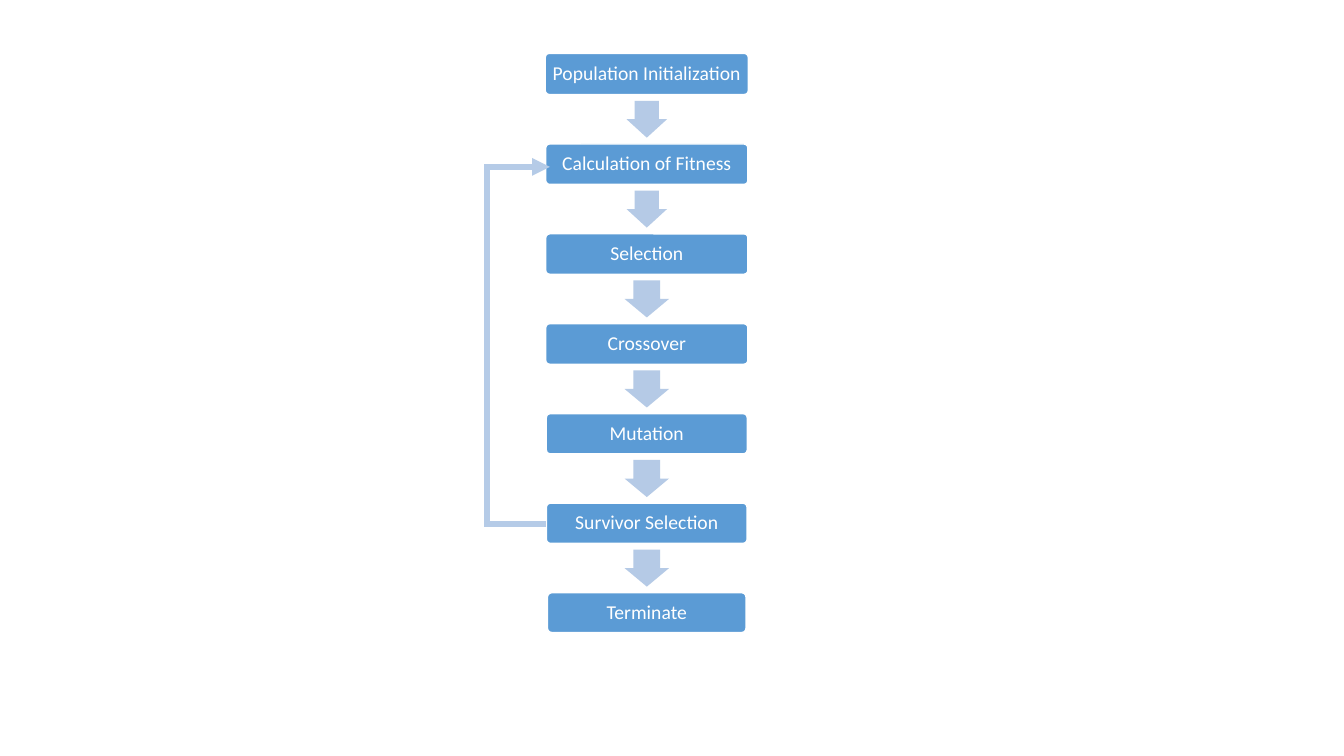
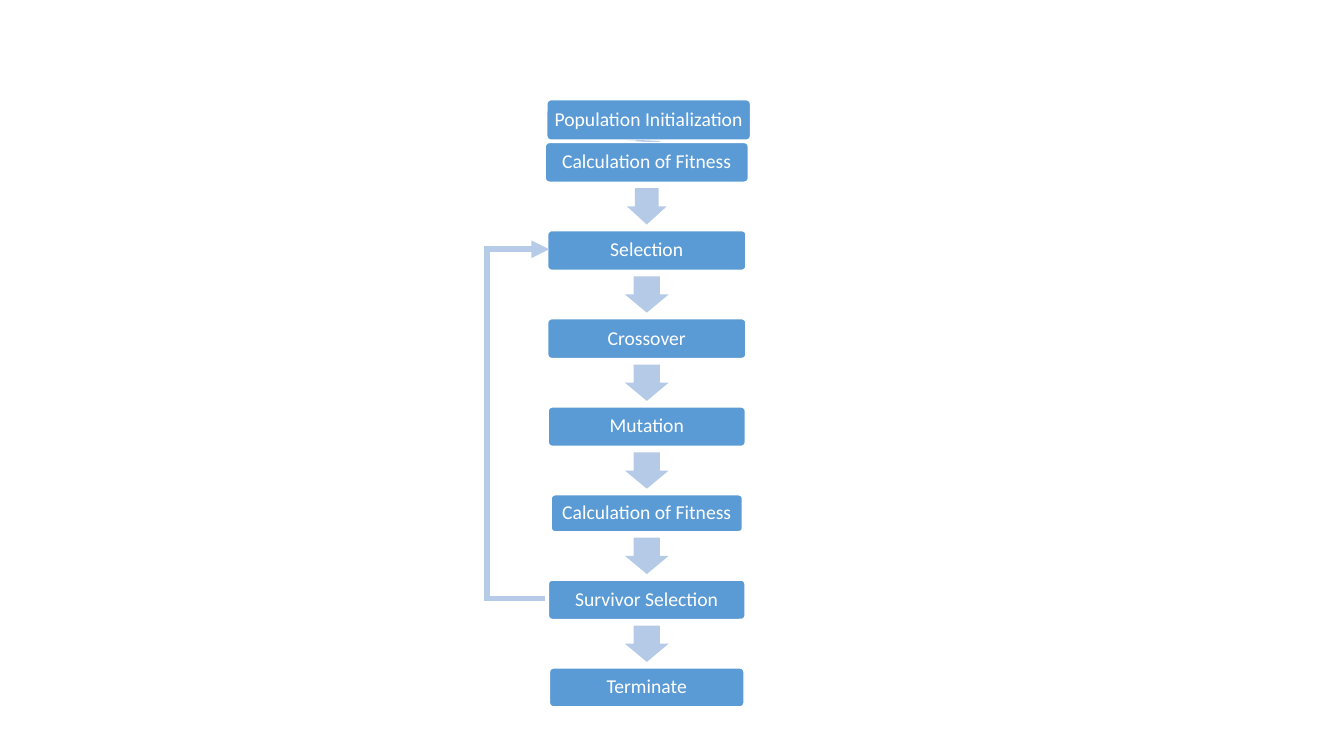
Before and after one commit to andy6804tw/Alogrithm, a slide deck: slide 3 of Genetic/assignment/Presentation.pptx. Drawn at 1344x756 pixels with LibreOffice and Linux fonts; fonts in the diff are those of the drawing. Boxes give left, top, right and bottom in pixels: in the first picture for what was removed or moved away, otherwise in the second. Text is boxed around its words. In the diff, an @@ line names an element or a change of style, - is before the commit and + after.

```diff
--- a/Genetic/assignment/Presentation.pptx
+++ b/Genetic/assignment/Presentation.pptx
@@ rounded rectangle: place and size @@
-rounded rectangle at box(545, 53, 748, 95)
+rounded rectangle at box(546, 100, 750, 140)
@@ text "Population Initialization": place and size @@
-text "Population Initialization" at box(553, 66, 740, 83)
+text "Population Initialization" at box(555, 112, 742, 129)
@@ rounded rectangle: place and size @@
-rounded rectangle at box(545, 144, 748, 185)
+rounded rectangle at box(545, 142, 748, 181)
@@ right arrow at box(629, 140, 668, 144): rotation 90 to 92 degrees @@
@@ rounded rectangle: place and size @@
-rounded rectangle at box(545, 234, 748, 274)
+rounded rectangle at box(547, 231, 746, 270)
@@ text "Selection": place and size @@
-text "Selection" at box(610, 246, 683, 260)
+text "Selection" at box(610, 242, 683, 256)
@@ elbow arrow moved from (546, 524) - (551, 167) to (545, 599) - (549, 249) @@
@@ right arrow: place and size @@
-right arrow at box(625, 281, 669, 318)
+right arrow at box(626, 277, 669, 313)
@@ rounded rectangle: place and size @@
-rounded rectangle at box(545, 324, 748, 364)
+rounded rectangle at box(547, 319, 746, 359)
@@ text "Crossover": place and size @@
-text "Crossover" at box(608, 337, 686, 350)
+text "Crossover" at box(608, 332, 686, 345)
@@ right arrow: place and size @@
-right arrow at box(625, 371, 669, 408)
+right arrow at box(626, 364, 669, 401)
@@ rounded rectangle: place and size @@
-rounded rectangle at box(546, 413, 747, 454)
+rounded rectangle at box(548, 407, 745, 447)
@@ text "Mutation": place and size @@
-text "Mutation" at box(610, 426, 684, 440)
+text "Mutation" at box(610, 418, 684, 432)
@@ rounded rectangle: place and size @@
-rounded rectangle at box(546, 503, 747, 543)
+rounded rectangle at box(552, 495, 743, 532)
@@ text added at box(562, 505, 732, 519), 14 pt, text #FFFFFF @@
+Calculation of Fitness
@@ 2 right arrows, 1 rounded rectangle: place and size @@
-2 right arrows, 1 rounded rectangle at box(547, 460, 746, 632)
+2 right arrows, 1 rounded rectangle at box(548, 452, 745, 620)
@@ text "Survivor Selection": place and size @@
-text "Survivor Selection" at box(575, 515, 718, 529)
+text "Survivor Selection" at box(575, 592, 718, 606)
@@ right arrow added at box(626, 626, 669, 662), fill #B5CBE7 @@
@@ rounded rectangle added at box(549, 668, 744, 708), fill #5B9BD5, outline #FFFFFF 1 pt @@
@@ text "Terminate": place and size @@
-text "Terminate" at box(607, 605, 687, 619)
+text "Terminate" at box(607, 679, 687, 693)
```
Also in this commit, not shown: 2 other files.
